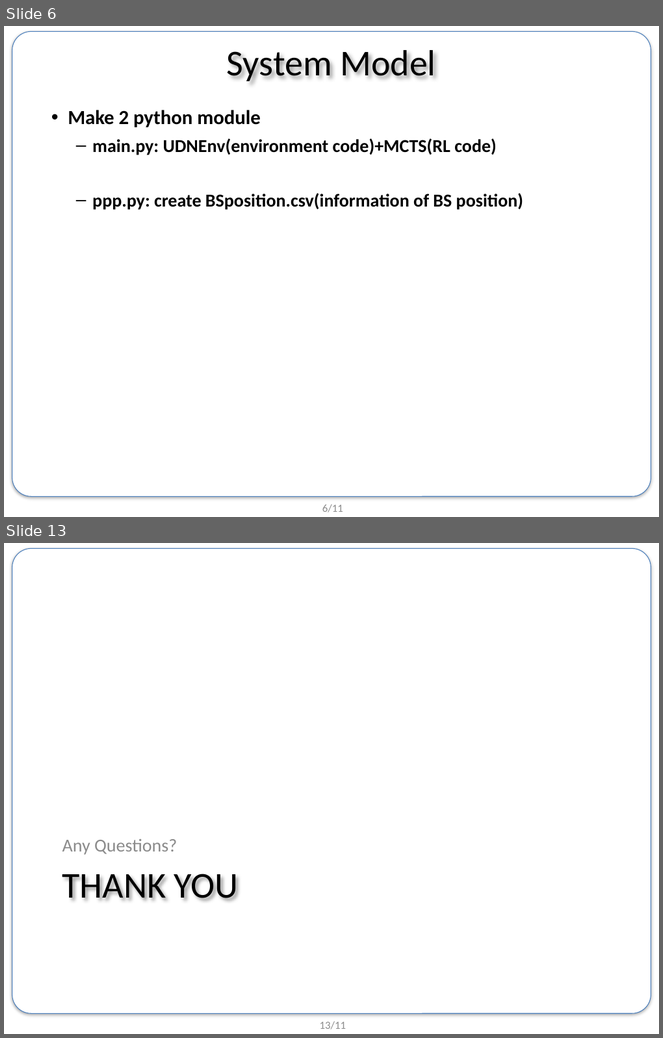
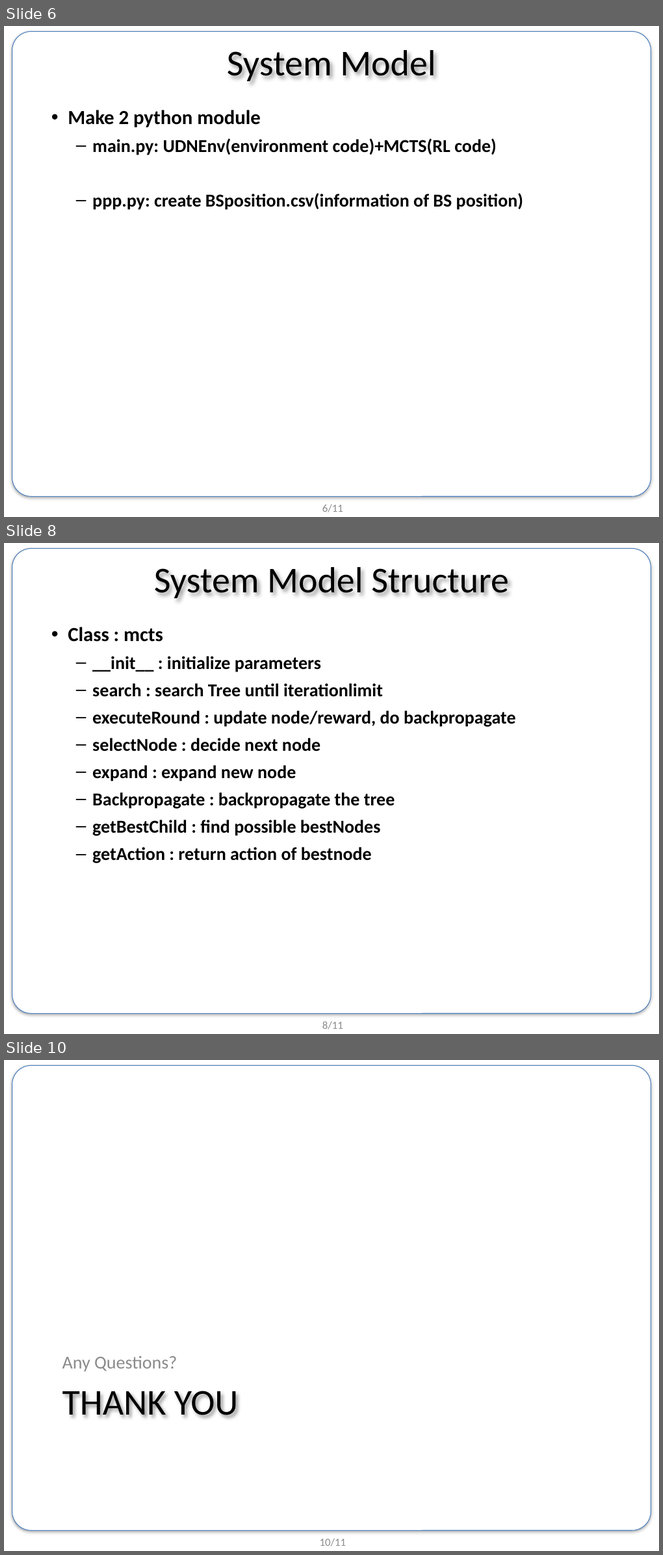
Before and after one commit to BongSangKim/UGRP, a slide deck: Survey meeting/0719 survey/190719 UGRP 발표자료.pptx. Shown one above the other, each under a label of ours: slides 6 and 13 before the commit, slides 6, 8 and 10 after it; the slides between them are not shown. The pictures are 663x1038 and 663x1555 pixels, drawn with LibreOffice and Linux fonts; fonts in the diff are those of the drawing; background and template pictures are left out. Boxes give left, top, right and bottom in pixels: in the first picture for what was removed or moved away, otherwise in the second. Text is boxed around its words. In the diff, an @@ line names an element or a change of style, - is before the commit and + after.

```diff
--- a/Survey meeting/0719 survey/190719 UGRP 발표자료.pptx
+++ b/Survey meeting/0719 survey/190719 UGRP 발표자료.pptx
@@ slide 8 added at [4,543,659,1034], background #FFFFFF; not listed: 2 template elements that a slide beside it also shows @@
@@ title added at [154,567,509,598], 40 pt, text #000000 @@
+System Model Structure
@@ text added at [68,627,516,863], 20 pt, text #000000, bold @@
+• Class : mcts
+  – __init__ : initialize parameters
+  – search : search Tree until iterationlimit
+  – executeRound : update node/reward, do backpropagate
+  – selectNode : decide next node
+  – expand : expand new node
+  – Backpropagate : backpropagate the tree
+  – getBestChild : find possible bestNodes
+  – getAction : return action of bestnode
@@ what was slide 13 is now slide 10 @@
@@ page number at [320,1538,346,1547]: text changed @@
-13/11
+10/11
```
Also in this commit, not shown: 3 slides changed, 1 other slide added, 5 slides removed, 2 other files.
